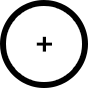
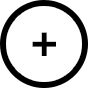
Layer changes from the first 88x88 image to the second:
painted on "+" over 32, 32, 56, 56
